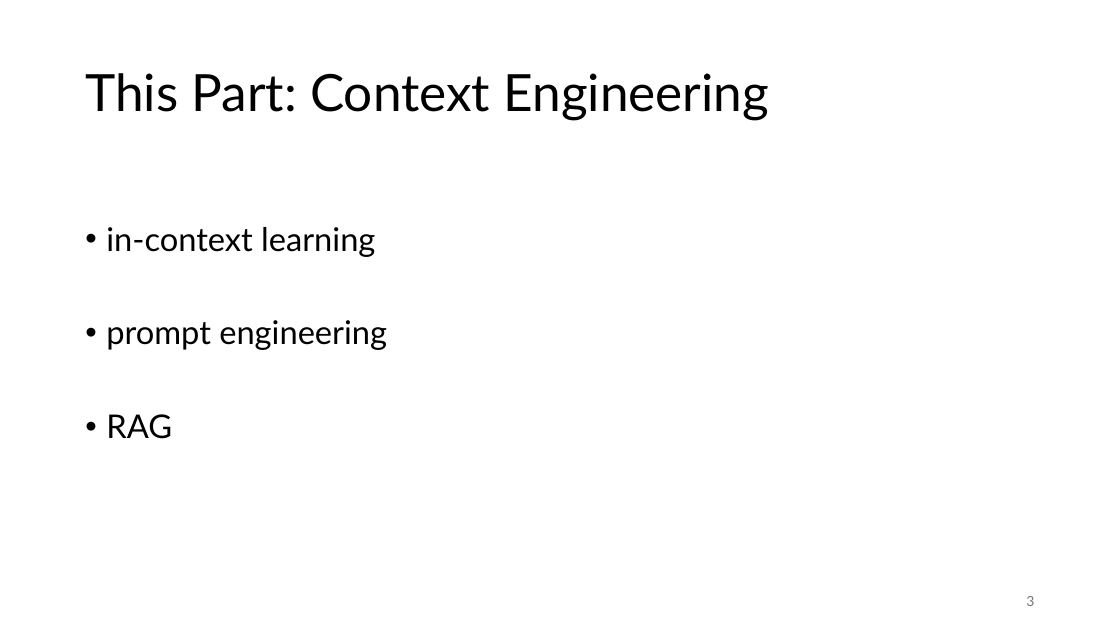
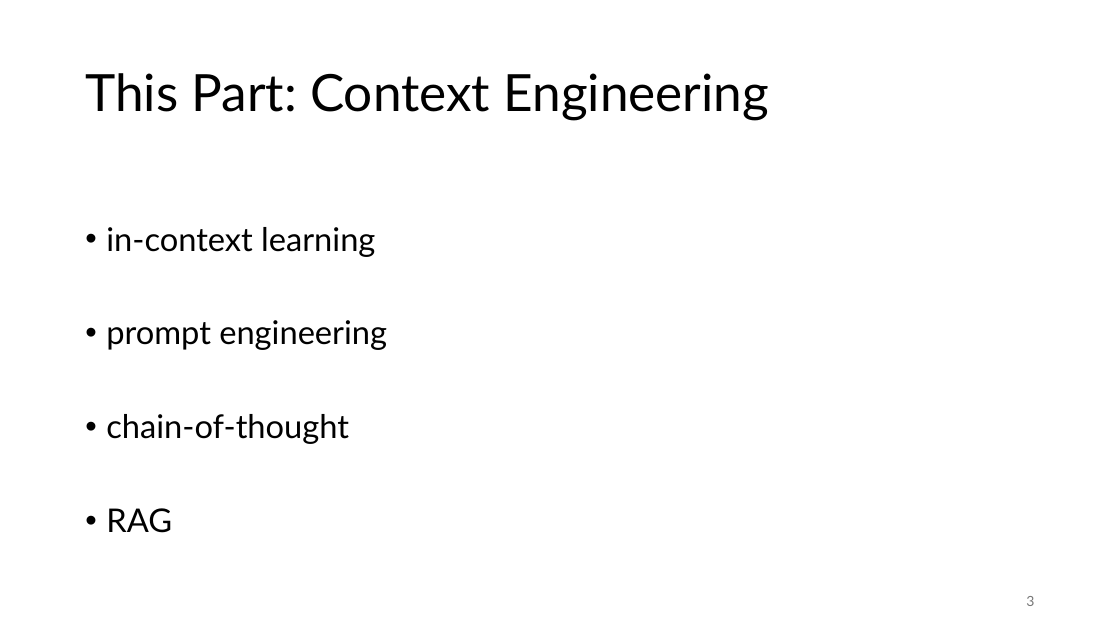
Before and after one commit to FelixWick/language_models, a slide deck: slide 3 of slides/4_context_engineering.pptx. Drawn at 1120x630 pixels with LibreOffice and Linux fonts; fonts in the diff are those of the drawing. Boxes give left, top, right and bottom in pixels: in the first picture for what was removed or moved away, otherwise in the second. Text is boxed around its words. In the diff, an @@ line names an element or a change of style, - is before the commit and + after.

```diff
--- a/slides/4_context_engineering.pptx
+++ b/slides/4_context_engineering.pptx
@@ text at (106, 414, 349, 444): paragraph added @@
+• chain-of-thought
```
Also in this commit, not shown: 1 other slide changed, 2 slides added, 2 other files.
